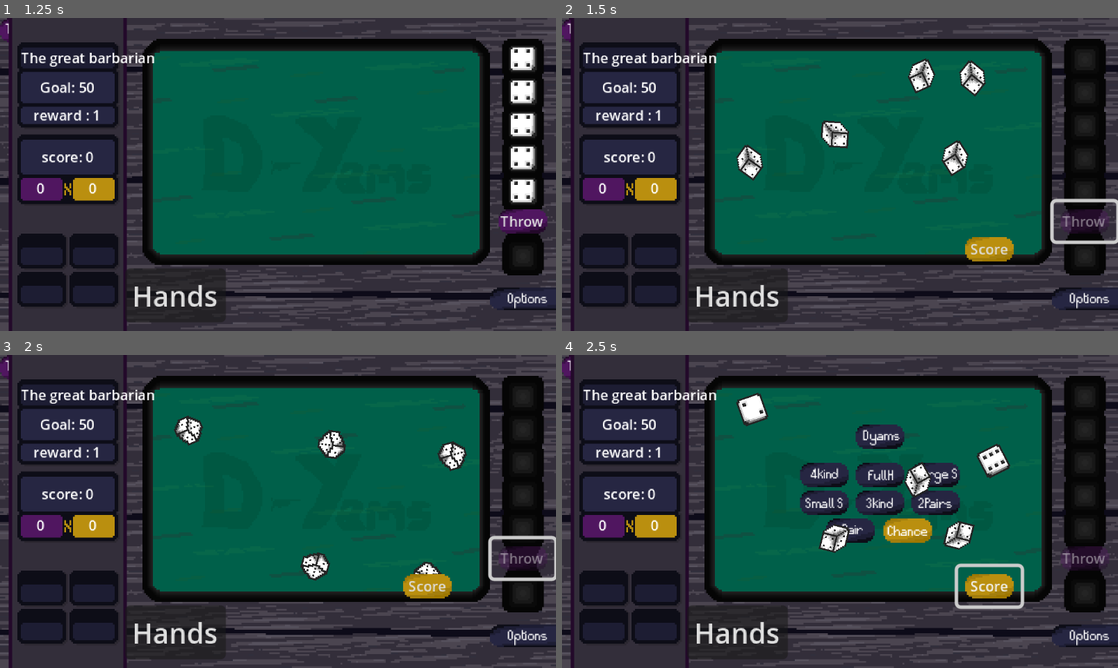
Above: before the commit, frames 1-4 (two rows, left to right).
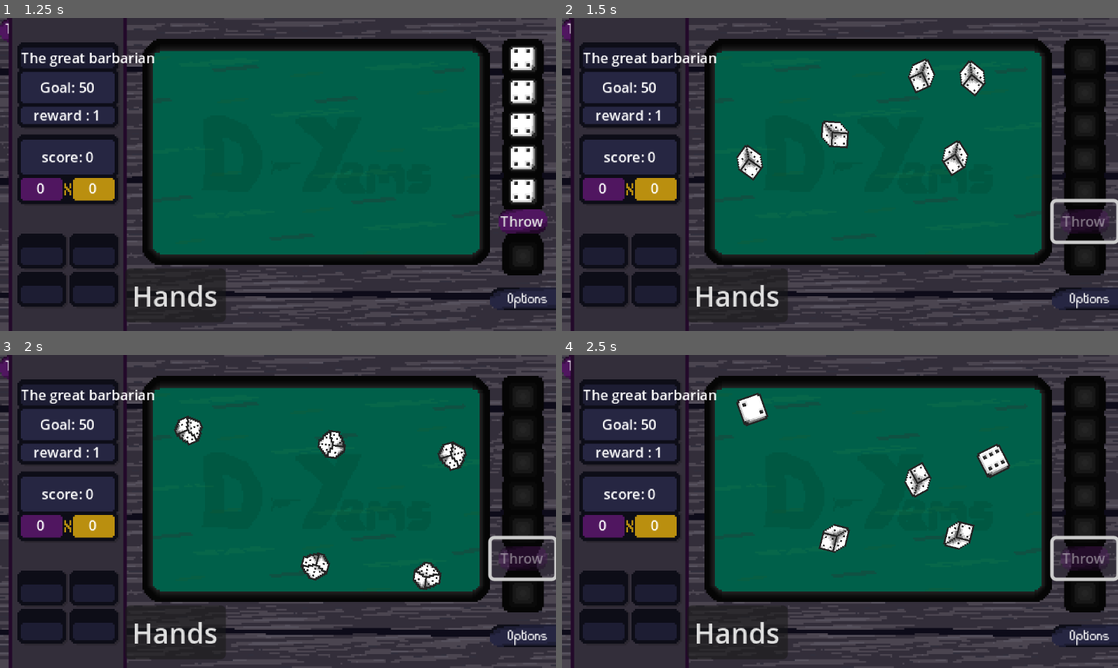
Above: after the commit, the same moments.

Repository: geoffrey66280/D-yams
Game: Godot game, scene res://scenes/EcranTitre.tscn
The game is run twice, just before and just after one commit, with the same random seed, the same clock (stepped at 60 frames per second) and the same inputs.
Inputs (mouse positions are in pixels of both pictures, inside the frame that each line leads up to):
- Up to frame 1 (1.25 s): click "Play" at 0.5 s
- Up to frame 2 (1.5 s): click "Throw" at 1.25 s
- Up to frame 3 (2 s): no input
- Up to frame 4 (2.5 s): click (990, 586) at 2 s, where only the run before the commit has a clickable "Score"

Frame 1 is identical in both runs. In frame 2, 0.6% of the frame differs, in the area x 72-82%, y 70-78%; in frame 3, 0.6%; in frame 4, 6.9%, in the area x 42-100%, y 22-82%.

Commit message:
fix: bug correction
replace dice in the right position while scoring

hide the score button

detect combination even if the dice are not selectionned

Diff:
--- a/scenes/dice.tscn
+++ b/scenes/dice.tscn
@@ -165,6 +165,7 @@
 shape = SubResource("RectangleShape2D_0e48y")
 
 [node name="FinalDiceResult" type="Sprite2D" parent="."]
+z_index = 2
 position = Vector2(8, 8)
 texture = ExtResource("3_oi81l")
 
--- a/scenes/game.tscn
+++ b/scenes/game.tscn
@@ -50,6 +50,13 @@
 offset_right = 104.0
 offset_bottom = 32.0
 
+[node name="popup_score" parent="." instance=ExtResource("10_vtaks")]
+z_index = 5
+offset_left = 32.0
+offset_top = 24.0
+offset_right = 32.0
+offset_bottom = 24.0
+
 [node name="ButtonOptions" type="Button" parent="."]
 offset_left = 278.0
 offset_top = 151.0
@@ -68,14 +75,8 @@
 text = "Options"
 label_settings = ExtResource("9_0tnpc")
 
-[node name="popup_score" parent="." instance=ExtResource("10_vtaks")]
-offset_left = 32.0
-offset_top = 24.0
-offset_right = 32.0
-offset_bottom = 24.0
-
 [connection signal="score_combination" from="Arena/ThrowingDices" to="LevelInformation" method="_on_throwing_dices_score_combination"]
 [connection signal="score_ui" from="Arena/ThrowingDices" to="LevelInformation" method="_on_throwing_dices_score_ui"]
 [connection signal="pressed" from="ButtonCombination" to="." method="_on_button_pressed"]
+[connection signal="combination" from="popup_score" to="Arena/ThrowingDices" method="_on_popup_score_combination"]
 [connection signal="pressed" from="ButtonOptions" to="." method="_on_button_options_pressed"]
-[connection signal="combination" from="popup_score" to="Arena/ThrowingDices" method="_on_popup_score_combination"]
--- a/scripts/dice.gd
+++ b/scripts/dice.gd
@@ -69,7 +69,7 @@
 	rotation = 0
 
 func reset_right_position():
-	last_position = global_transform.origin
+	rotation = 0
 	global_transform.origin = base_position
 
 @warning_ignore("unused_parameter")
--- a/scripts/throwing_dices.gd
+++ b/scripts/throwing_dices.gd
@@ -61,7 +61,6 @@
 		dice_results.append(result)
 		if dice_results.size() == number_of_dices():
 			change_keep_score_button_visibility()
-			dice_results = []
 
 func number_of_dices():
 	var dice_count = 0
@@ -70,13 +69,19 @@
 			dice_count += 1
 	return dice_count
 
-func change_keep_score_button_visibility():
+func change_keep_score_button_visibility(hide = null):
 	if(throwing_count > 0):
 		$ThrowButton.disabled = false
-		$ScoreButton.show()
+		if(hide):
+			$ScoreButton.hide()
+		else:
+			$ScoreButton.show()
 	else:
 		$ThrowButton.disabled = true
-		$ScoreButton.show()
+		if(hide):
+			$ScoreButton.hide()
+		else:
+			$ScoreButton.show()
 
 func are_dices_all_selectioned():
 	for dice in dices_kept:
@@ -86,9 +91,10 @@
 
 
 func _on_throw_button_button_up() -> void:
+	dice_results = []
 	if(throwing_count > 0 and not are_dices_all_selectioned()):
-		$ScoreButton.show()
 		$ThrowButton.disabled = true
+		$ScoreButton.hide()
 		call_deferred("_init_dices")
 		play_roll_sound()
 		var index := 0
@@ -115,8 +121,18 @@
 
 func _on_score_button_button_up() -> void:
 	var pop_up_score = get_node("../../popup_score")
+	var all_dices = []
+	var i = 0
+	for dice in dices_kept:
+		if dice == 0:
+			all_dices.append(dice_results[i])
+		else:
+			all_dices.append(dices_kept[i])
+		i += 1
 	if (pop_up_score.visible == false):
-		pop_up_score.change_combinations_visibility(dices_kept)
+		print(dice_results)
+		print(dices_kept)
+		pop_up_score.change_combinations_visibility(all_dices)
 		pop_up_score.visible = true
 	else:
 		pop_up_score.visible = false
@@ -144,12 +160,13 @@
 	var level_info_node = get_node("../../LevelInformation")
 	var level_info = level_info_node.level_information
 	throwing_count = 3
+	change_keep_score_button_visibility(true)
+	$ScoreButton.hide()
 	dices_kept = [0,0,0,0,0]
 	if(score >= level_info["score_to_reach"][level_info["actual_lvl"]]):
 		level_info["user_diamond"] += level_info["actual_lvl"]
 		level_info["actual_lvl"] += 1
 		level_info_node.update_ui()
-		change_keep_score_button_visibility()
 	else:
 		print('you loose')
 
